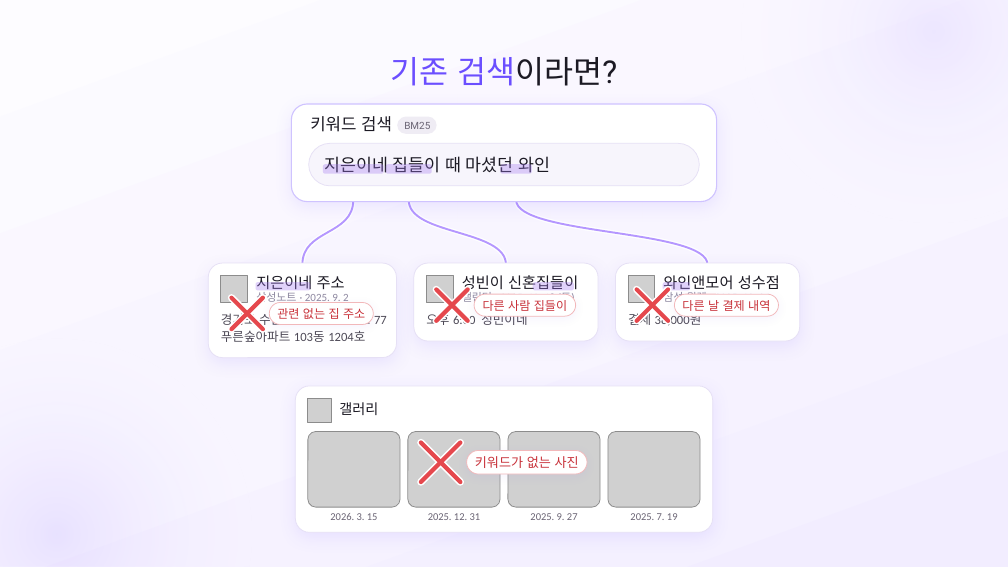
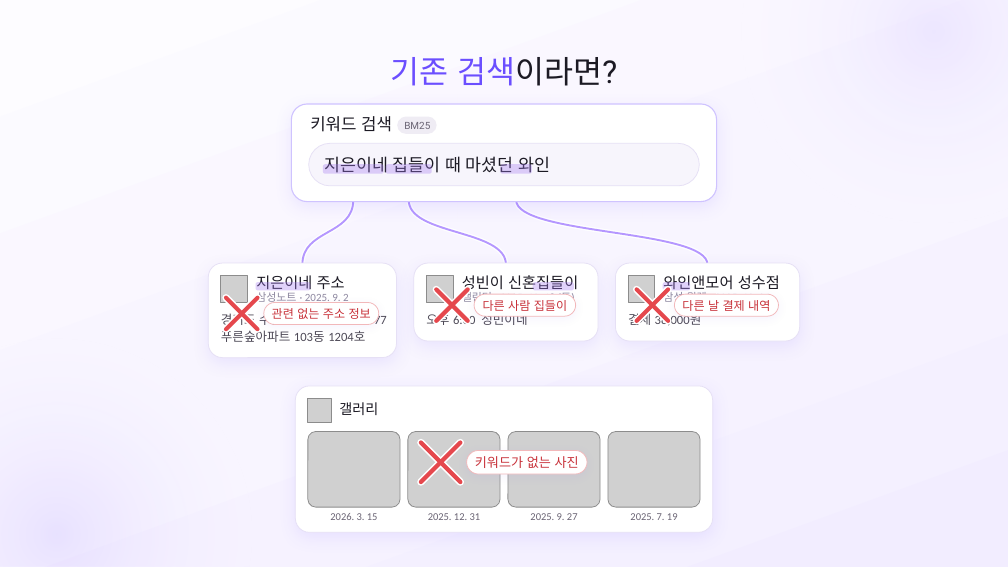
Before and after one commit to SB-Jo/t3, a slide deck: slide 8 of weave/결선준비/09_HowItWorks/HowItWorks_Argon_claude.pptx. Drawn at 1008x567 pixels with LibreOffice and Linux fonts; fonts in the diff are those of the drawing; grey boxes stand for pictures. Boxes give left, top, right and bottom in pixels: in the first picture for what was removed or moved away, otherwise in the second. Text is boxed around its words. In the diff, an @@ line names an element or a change of style, - is before the commit and + after.

```diff
--- a/weave/결선준비/09_HowItWorks/HowItWorks_Argon_claude.pptx
+++ b/weave/결선준비/09_HowItWorks/HowItWorks_Argon_claude.pptx
@@ 4 freeform shapes: place and size @@
-4 freeform shapes at box(231, 298, 263, 330)
+4 freeform shapes at box(226, 298, 258, 330)
@@ rounded rectangle: place and size @@
-rounded rectangle at box(269, 302, 374, 324)
+rounded rectangle at box(264, 302, 379, 324)
@@ text at box(272, 308, 371, 319): text changed @@
-관련 없는 집 주소
+관련 없는 주소 정보
```
Also in this commit, not shown: 4 other slides changed, 7 other files.
